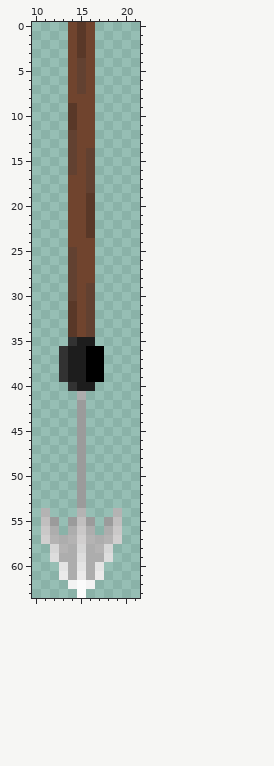
One commit to this pixel-art file: Assets/prefabs/Gimic/basic_harpoon.aseprite. The picture above was drawn from the file before the commit.
32x64 pixels, 1 frame. Colours within 5 levels of each other are drawn and written as one. Shown: x 10..21, y 0..63.
And afterwards:
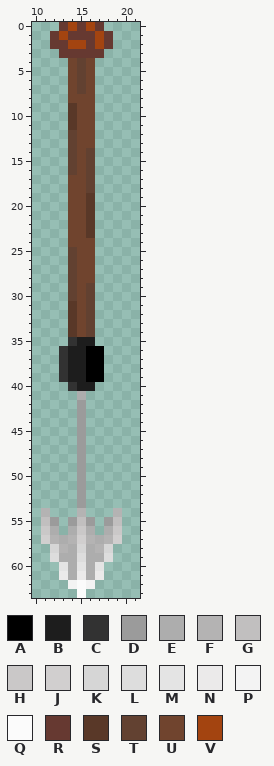
Palette (. is transparent): A #000000  B #1d1d1d  C #323232  D #9b9b9b  E #adadad  F #b4b3b3  G #c1bfbf  H #cac8c8  J #d1cfcf  K #d6d6d6  L #dddddd  M #e4e4e4  N #ebeaea  P #f3f3f3  Q #fbfbfb  R #663931  S #593828  T #624131  U #70442e  V #a34410
Change:
y 0: x 13..17 .USU. -> RVRVR
y 1: x 12..18 ..USU.. -> RVRRRVR
y 2: x 12..18 ..USU.. -> RRVVRVR
y 3: x 13..17 .USU. -> RRRRR
Where, in picture pixels (left, top, right, bottom), the same in both pictures:
changed: (50, 22, 113, 58)
